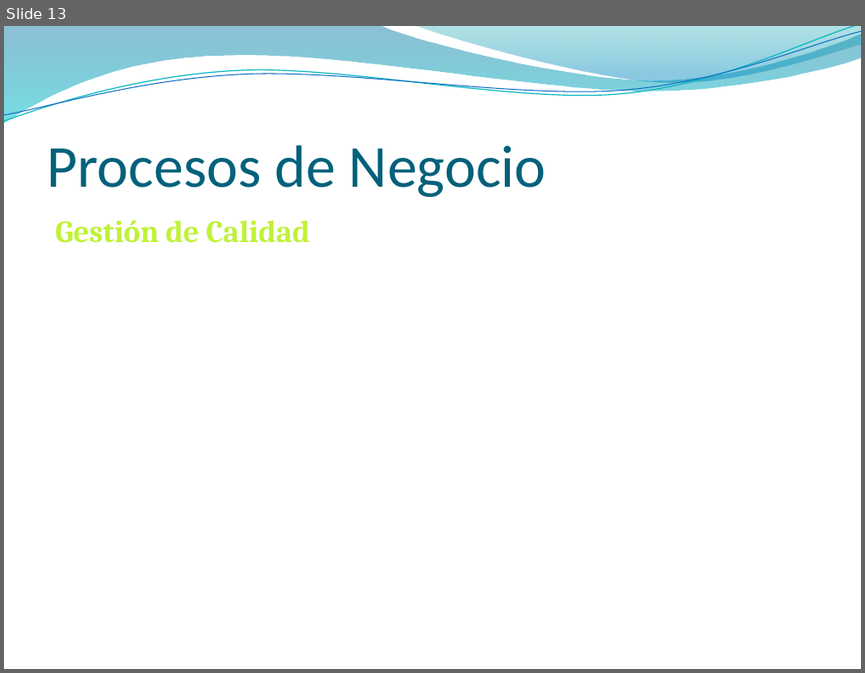
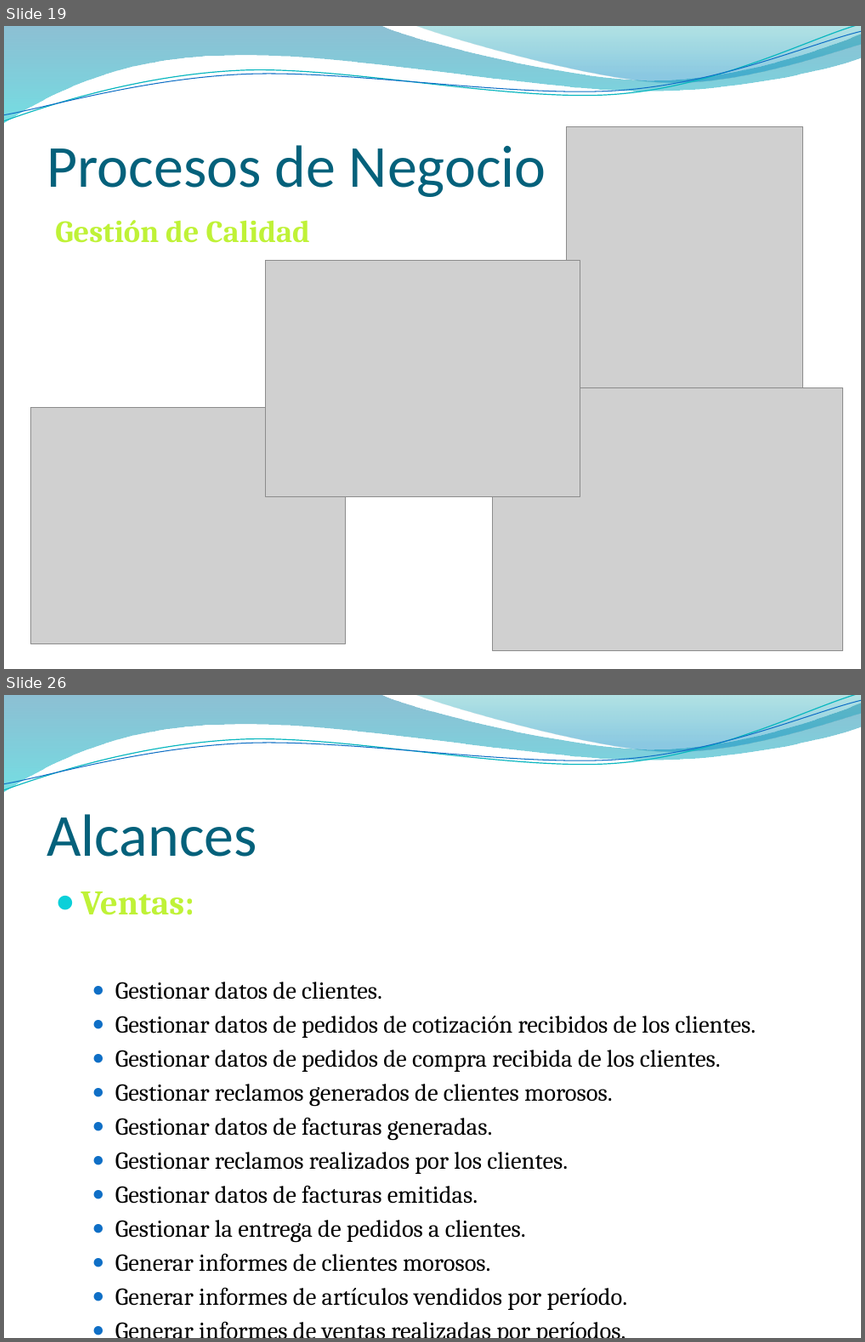
Before and after one commit to NinoMolina/metalurgica, a slide deck: 04_presentaciones/01_InfPreliminar_ModeloNegocio.pptx. Shown one above the other, each under a label of ours: slide 13 before the commit, slides 19 and 26 after it; the slides between them are not shown. The pictures are 865x673 and 865x1342 pixels, drawn with LibreOffice and Linux fonts; fonts in the diff are those of the drawing; grey boxes stand for pictures; background and template pictures are left out. Boxes give left, top, right and bottom in pixels: in the first picture for what was removed or moved away, otherwise in the second. Text is boxed around its words. In the diff, an @@ line names an element or a change of style, - is before the commit and + after.

```diff
--- a/04_presentaciones/01_InfPreliminar_ModeloNegocio.pptx
+++ b/04_presentaciones/01_InfPreliminar_ModeloNegocio.pptx
@@ slide 26 added at (x1=4, y1=695, x2=861, y2=1338), background picture (left out); not listed: 4 template elements that a slide beside it also shows @@
@@ title added at (x1=46, y1=814, x2=257, y2=857), 50 pt, text #04617B @@
+Alcances
@@ text added at (x1=81, y1=891, x2=755, y2=1310), 20.4 pt, text #000000 @@
+● Ventas:
+  ● Gestionar datos de clientes.
+  ● Gestionar datos de pedidos de cotización recibidos de los clientes.
+  ● Gestionar datos de pedidos de compra recibida de los clientes.
+  ● Gestionar reclamos generados de clientes morosos.
+  ● Gestionar datos de facturas generadas.
+  ● Gestionar reclamos realizados por los clientes.
+  ● Gestionar datos de facturas emitidas.
+  ● Gestionar la entrega de pedidos a clientes.
+  ● Generar informes de clientes morosos.
+  ● Generar informes de artículos vendidos por período.
+  ● Generar informes de ventas realizadas por períodos.
@@ what was slide 13 is now slide 19 @@
@@ slide 19 changed as well @@
@@ picture added at (x1=566, y1=126, x2=802, y2=393) @@
@@ picture added at (x1=265, y1=260, x2=579, y2=495) @@
@@ picture added at (x1=30, y1=408, x2=345, y2=643) @@
@@ picture added at (x1=493, y1=387, x2=843, y2=651) @@
```
Also in this commit, not shown: 3 other slides changed, 28 other slides added, 10 slides removed.
